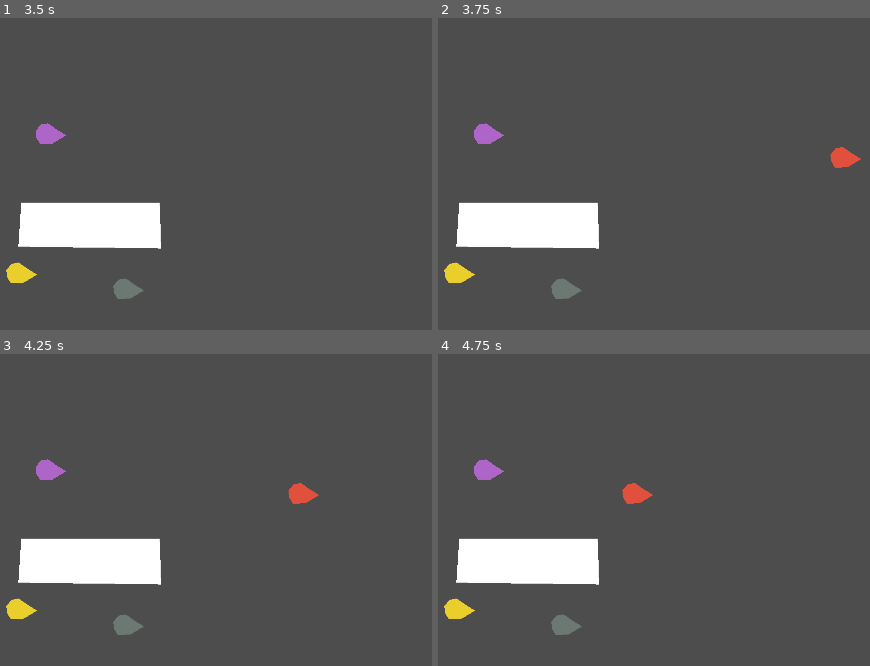
Above: before the commit, frames 1-4 (two rows, left to right).
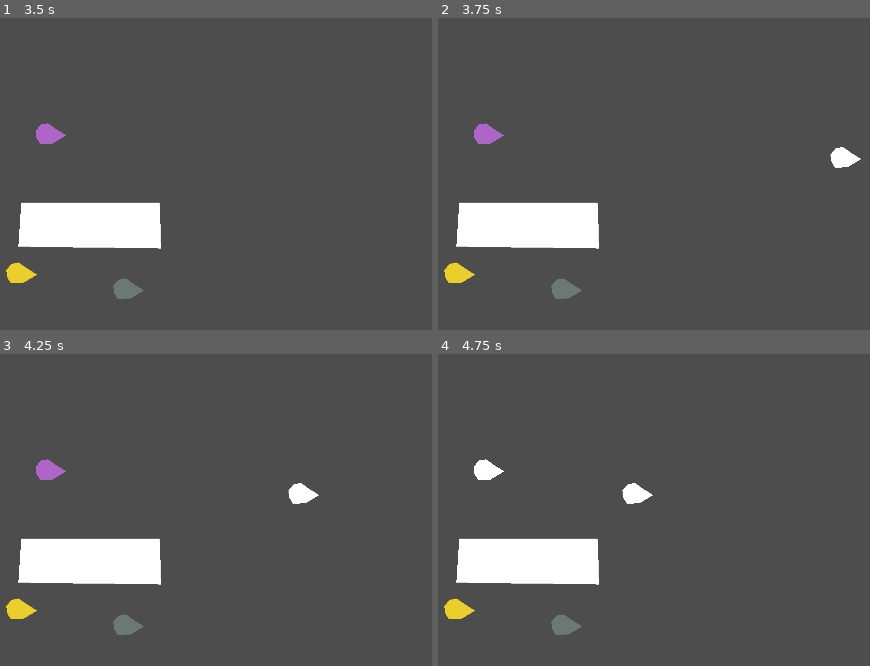
Above: after the commit, the same moments.

Repository: noxytrux/BooRocky
Game: Godot game, scene res://scenes/main.tscn
The game is run twice, just before and just after one commit, with the same random seed, the same clock (stepped at 60 frames per second) and the same inputs.
Inputs:
- Up to frame 1 (3.5 s): tap Enter at 0.5 s; hold Right (Right) 0.53-1.28 s; tap A (A) at 0.6 s; tap D (D) at 0.8, 1.35 s; hold Down (Down) 1.28-2.03 s; tap S (S) at 1.55, 2.1 s; hold Right (Right) 2.03-2.78 s; tap W (W) at 2.3, 2.85 s; tap Space at 2.75 s; hold Up (Up) from 2.78 s (still down); tap . (Dot, bound only after the commit) at 3.05 s
- Up to frame 2 (3.75 s): tap Enter at 3.5 s; release Up (Up) at 3.53 s; hold Left (Left) from 3.53 s (still down); hold . (Dot, bound only after the commit) from 3.53 s (still down)
- Up to frame 3 (4.25 s): keep holding Left (Left); keep holding . (Dot, bound only after the commit); tap E (E, bound only after the commit) at 3.8 s
- Up to frame 4 (4.75 s): keep holding Left (Left); release . (Dot, bound only after the commit) at 4.28 s; tap E (E, bound only after the commit) at 4.35 s; tap Q (Q, bound only after the commit) at 4.55 s

Frame 1 is identical in both runs. In frame 2, 0.3% of the frame differs, in the area x 90-98%, y 41-49%; in frame 3, 0.3%; in frame 4, 0.6%, in the area x 8-50%, y 33-49%.

Commit message:
Added keyboard inputs: QE ./ gamepad AX

Diff:
--- a/project.godot
+++ b/project.godot
@@ -106,6 +106,26 @@
 "events": [Object(InputEventKey,"resource_local_to_scene":false,"resource_name":"","device":-1,"window_id":0,"alt_press …(195 unchanged characters)…
 ]
 }
+Q={
+"deadzone": 0.5,
+"events": [Object(InputEventKey,"resource_local_to_scene":false,"resource_name":"","device":-1,"window_id":0,"alt_pressed":false,"shift_pressed":false,"ctrl_pressed":false,"meta_pressed":false,"pressed":false,"keycode":0,"physical_keycode":81,"key_label":0,"unicode":113,"location":0,"echo":false,"script":null)
+]
+}
+E={
+"deadzone": 0.5,
+"events": [Object(InputEventKey,"resource_local_to_scene":false,"resource_name":"","device":-1,"window_id":0,"alt_pressed":false,"shift_pressed":false,"ctrl_pressed":false,"meta_pressed":false,"pressed":false,"keycode":0,"physical_keycode":69,"key_label":0,"unicode":101,"location":0,"echo":false,"script":null)
+]
+}
+Dot={
+"deadzone": 0.5,
+"events": [Object(InputEventKey,"resource_local_to_scene":false,"resource_name":"","device":-1,"window_id":0,"alt_pressed":false,"shift_pressed":false,"ctrl_pressed":false,"meta_pressed":false,"pressed":false,"keycode":0,"physical_keycode":46,"key_label":0,"unicode":46,"location":0,"echo":false,"script":null)
+]
+}
+Slash={
+"deadzone": 0.5,
+"events": [Object(InputEventKey,"resource_local_to_scene":false,"resource_name":"","device":-1,"window_id":0,"alt_pressed":false,"shift_pressed":false,"ctrl_pressed":false,"meta_pressed":false,"pressed":false,"keycode":0,"physical_keycode":47,"key_label":0,"unicode":47,"location":0,"echo":false,"script":null)
+]
+}
 
 [rendering]
 
--- a/scenes/player.tscn
+++ b/scenes/player.tscn
@@ -1,6 +1,56 @@
-[gd_scene load_steps=3 format=3 uid="uid://d21g3qba2slgn"]
+[gd_scene load_steps=6 format=3 uid="uid://d21g3qba2slgn"]
 
 [ext_resource type="Script" path="res://scripts/player.gd" id="1_uap0v"]
+
+[sub_resource type="Animation" id="Animation_l26rg"]
+resource_name = "Action1"
+tracks/0/type = "value"
+tracks/0/imported = false
+tracks/0/enabled = true
+tracks/0/path = NodePath(".:color")
+tracks/0/interp = 1
+tracks/0/loop_wrap = true
+tracks/0/keys = {
+"times": PackedFloat32Array(0),
+"transitions": PackedFloat32Array(1),
+"update": 0,
+"values": [Color(1, 1, 1, 1)]
+}
+tracks/1/type = "method"
+tracks/1/imported = false
+tracks/1/enabled = true
+tracks/1/path = NodePath("..")
+tracks/1/interp = 1
+tracks/1/loop_wrap = true
+tracks/1/keys = {
+"times": PackedFloat32Array(0.5),
+"transitions": PackedFloat32Array(1),
+"values": [{
+"args": [],
+"method": &"reset_color"
+}]
+}
+
+[sub_resource type="Animation" id="Animation_ntvjt"]
+length = 0.001
+tracks/0/type = "value"
+tracks/0/imported = false
+tracks/0/enabled = true
+tracks/0/path = NodePath(".:color")
+tracks/0/interp = 1
+tracks/0/loop_wrap = true
+tracks/0/keys = {
+"times": PackedFloat32Array(0),
+"transitions": PackedFloat32Array(1),
+"update": 0,
+"values": [Color(1, 0, 0, 1)]
+}
+
+[sub_resource type="AnimationLibrary" id="AnimationLibrary_2h38d"]
+_data = {
+"Action1": SubResource("Animation_l26rg"),
+"RESET": SubResource("Animation_ntvjt")
+}
 
 [sub_resource type="CircleShape2D" id="CircleShape2D_ta6t2"]
 radius = 27.2947
@@ -12,5 +62,10 @@
 color = Color(1, 0, 0, 1)
 polygon = PackedVector2Array(4, -27, 24.5275, -12.4103, 48, 2, 15.3297, 21.718, -15, 23, -24, 8, -26, -9, -13, -24)
 
+[node name="AnimationPlayer" type="AnimationPlayer" parent="Polygon2D"]
+libraries = {
+"": SubResource("AnimationLibrary_2h38d")
+}
+
 [node name="CollisionShape2D" type="CollisionShape2D" parent="."]
 shape = SubResource("CircleShape2D_ta6t2")
--- a/scripts/player.gd
+++ b/scripts/player.gd
@@ -6,27 +6,43 @@
 @export var color := Color.RED
 
 @onready var polygon_2d: Polygon2D = $Polygon2D
+@onready var animation_player: AnimationPlayer = $Polygon2D/AnimationPlayer
 
 func _ready() -> void:
+	reset_color()
+
+func reset_color() -> void:
 	polygon_2d.color = color
 
 func _physics_process(delta: float) -> void:
 	var dir = Vector2.ZERO
+	var action1 := false
+	var action2 := false
 	match input_device:
 		GlobalValues.INPUT_DEVICE.WSAD:
 			dir = Input.get_vector("A", "D", "W", "S")
+			action1 = Input.is_action_pressed("Q")
+			action2 = Input.is_action_pressed("E")
 		GlobalValues.INPUT_DEVICE.ARROWS:
 			dir = Input.get_vector("Left", "Right", "Up", "Down")
+			action1 = Input.is_action_pressed("Dot")
+			action2 = Input.is_action_pressed("Slash")
 		GlobalValues.INPUT_DEVICE.GAMEPAD1:
 			dir = Vector2(Input.get_joy_axis(0, JOY_AXIS_LEFT_X),
 				Input.get_joy_axis(0, JOY_AXIS_LEFT_Y))
+			action1 = Input.is_joy_button_pressed(0, JOY_BUTTON_A)
+			action2 = Input.is_joy_button_pressed(0, JOY_BUTTON_X)
 		GlobalValues.INPUT_DEVICE.GAMEPAD2:
 			dir = Vector2(Input.get_joy_axis(1, JOY_AXIS_LEFT_X),
 				Input.get_joy_axis(1, JOY_AXIS_LEFT_Y))
+			action1 = Input.is_joy_button_pressed(1, JOY_BUTTON_A)
+			action2 = Input.is_joy_button_pressed(1, JOY_BUTTON_X)
 	# Introduce dead zone.
 	if dir.length_squared() > 0.1:
 		dir = dir.normalized()
 	else:
 		dir = Vector2.ZERO
 	velocity = dir * SPEED
+	if action1:
+		animation_player.play("Action1")
 	move_and_slide()
